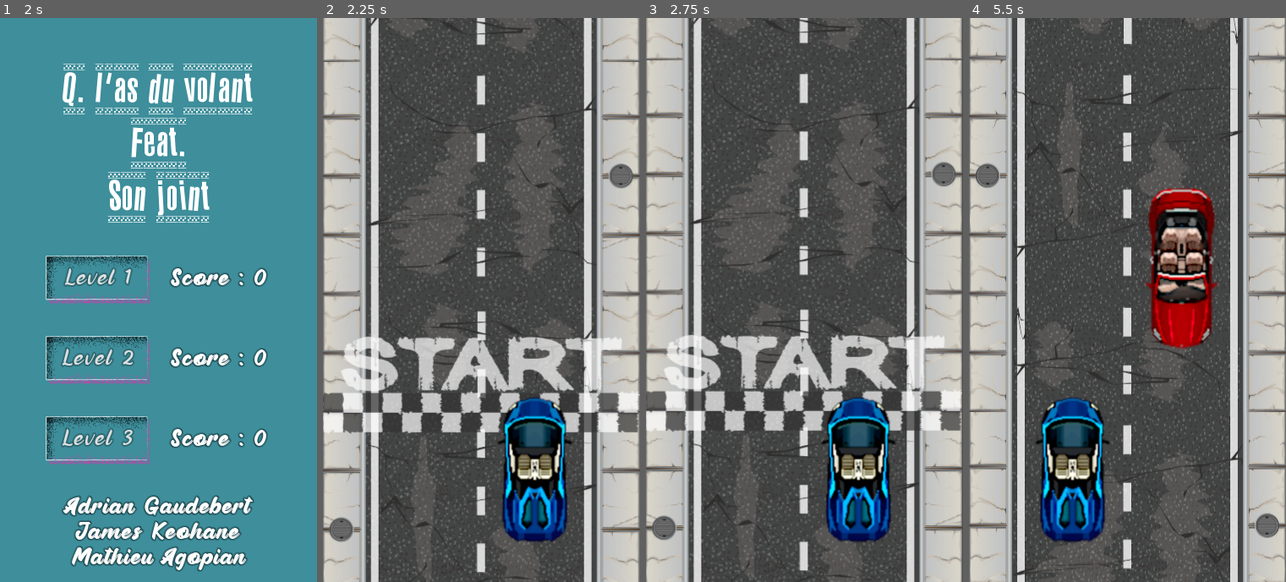
Above: before the commit, frames 1-4 (left to right).
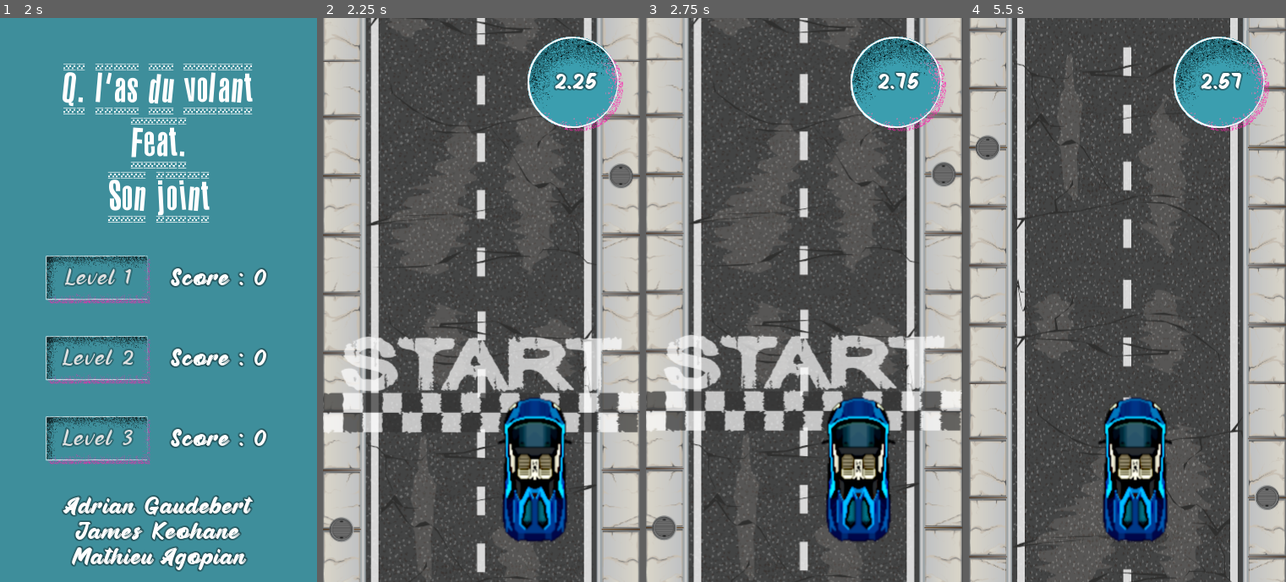
Above: after the commit, the same moments.

Repository: adngdb/coopjam
Game: Godot game, scene res://GUI/StartScreen/StartScreen.tscn
Same seed, same stepped clock (60 frames per second), same inputs: the game is played once before the commit and once after it.
Inputs (mouse positions are in pixels of both pictures, inside the frame that each line leads up to):
- Up to frame 1 (2 s): tap Enter at 0.5 s; move the mouse to (228, 271) at 0.52 s; hold Right (ui_right) 0.53-1.28 s; click (228, 271) at 0.6 s; tap Space at 1.25 s; move the mouse to (95, 328) at 1.27 s; hold Left (ui_left) from 1.28 s (still down); click (95, 328) at 1.35 s
- Up to frame 2 (2.25 s): release Left (ui_left) at 2 s; click "Level 1" at 2 s
- Up to frame 3 (2.75 s): no input
- Up to frame 4 (5.5 s): move the mouse to (1159, 175) at 2.77 s; hold Right (ui_right) 2.78-4.28 s; click (1159, 175) at 2.85 s; move the mouse to (1111, 412) at 3.52 s; click (1111, 412) at 3.6 s; move the mouse to (1222, 384) at 4.27 s; hold Left (ui_left) from 4.28 s (still down); click (1222, 384) at 4.35 s; move the mouse to (1032, 215) at 5.02 s; click (1032, 215) at 5.1 s

Frame 1 is identical in both runs. In frame 2, 3.8% of the frame differs, in the area x 64-95%, y 3-21%; in frame 3, 3.8%; in frame 4, 31%, in the area x 0-100%, y 0-100%.

Commit message:
added chrono to car + started distance progress

Diff:
--- /dev/null
+++ b/Qlas/GUI/UIComponents/Chrono.gd
@@ -0,0 +1,6 @@
+extends Control
+
+
+func _process(delta):
+	var t = stepify(GameS.time_in_level, 0.01)
+	$TextureRect/Label.text = str(t)
--- /dev/null
+++ b/Qlas/GUI/UIComponents/Chrono.tscn
@@ -0,0 +1,44 @@
+[gd_scene load_steps=4 format=2]
+
+[ext_resource path="res://Assets/GUI/chrono.png" type="Texture" id=1]
+[ext_resource path="res://GUI/menu_theme.tres" type="Theme" id=2]
+[ext_resource path="res://GUI/UIComponents/Chrono.gd" type="Script" id=3]
+
+[node name="Chrono" type="Control"]
+anchor_right = 1.0
+anchor_bottom = 1.0
+script = ExtResource( 3 )
+__meta__ = {
+"_edit_use_anchors_": false
+}
+
+[node name="TextureRect" type="TextureRect" parent="."]
+anchor_left = 1.0
+anchor_right = 1.0
+margin_left = -134.0
+margin_top = 20.0
+margin_right = -20.0
+margin_bottom = 115.0
+texture = ExtResource( 1 )
+__meta__ = {
+"_edit_use_anchors_": false
+}
+
+[node name="Label" type="Label" parent="TextureRect"]
+anchor_left = 0.5
+anchor_top = 0.5
+anchor_right = 0.5
+anchor_bottom = 0.5
+margin_left = -27.5
+margin_top = -13.5
+margin_right = 27.5
+margin_bottom = 13.5
+grow_horizontal = 2
+grow_vertical = 2
+theme = ExtResource( 2 )
+text = "0.00"
+align = 1
+valign = 1
+__meta__ = {
+"_edit_use_anchors_": false
+}
--- /dev/null
+++ b/Qlas/GUI/UIComponents/DistanceBar.gd
@@ -0,0 +1,4 @@
+extends Control
+
+func _process(delta):
+	$ProgressBar.value = get_distance_to_finish_line()
--- /dev/null
+++ b/Qlas/GUI/UIComponents/DistanceBar.tscn
@@ -0,0 +1,35 @@
+[gd_scene load_steps=4 format=2]
+
+[ext_resource path="res://GUI/UIComponents/DistanceBar.gd" type="Script" id=1]
+
+[sub_resource type="StyleBoxFlat" id=1]
+bg_color = Color( 0.235294, 0.623529, 0.690196, 1 )
+corner_radius_top_left = 10
+corner_radius_top_right = 10
+corner_radius_bottom_right = 10
+corner_radius_bottom_left = 10
+
+[sub_resource type="StyleBoxEmpty" id=2]
+
+[node name="DistanceBar" type="Control"]
+anchor_right = 1.0
+anchor_bottom = 1.0
+script = ExtResource( 1 )
+__meta__ = {
+"_edit_use_anchors_": false
+}
+
+[node name="ProgressBar" type="ProgressBar" parent="."]
+anchor_top = 0.5
+anchor_bottom = 0.5
+margin_left = 26.0
+margin_top = -250.5
+margin_right = 526.0
+margin_bottom = -242.5
+rect_min_size = Vector2( 500, 8 )
+rect_rotation = 90.0
+custom_styles/fg = SubResource( 1 )
+custom_styles/bg = SubResource( 2 )
+value = 10.0
+rounded = true
+percent_visible = false
--- a/Qlas/Objects/PlayerCar/PlayerCar.tscn
+++ b/Qlas/Objects/PlayerCar/PlayerCar.tscn
@@ -1,9 +1,10 @@
-[gd_scene load_steps=7 format=2]
+[gd_scene load_steps=8 format=2]
 
 [ext_resource path="res://Assets/Sprites/Cars/sprite_car_blue.png" type="Texture" id=1]
 [ext_resource path="res://Objects/PlayerCar/PlayerCar.gd" type="Script" id=2]
 [ext_resource path="res://Assets/Sounds/crash.ogg" type="AudioStream" id=3]
 [ext_resource path="res://Assets/Sounds/engine.wav" type="AudioStream" id=4]
+[ext_resource path="res://GUI/UIComponents/Chrono.tscn" type="PackedScene" id=5]
 
 [sub_resource type="RectangleShape2D" id=1]
 extents = Vector2( 25, 75 )
@@ -52,6 +53,10 @@
 [node name="Engine" type="AudioStreamPlayer" parent="."]
 stream = ExtResource( 4 )
 pitch_scale = 0.4
+
+[node name="UI" type="CanvasLayer" parent="."]
+
+[node name="Chrono" parent="UI" instance=ExtResource( 5 )]
 [connection signal="body_entered" from="StartDetector" to="." method="_on_StartDetector_body_entered"]
 [connection signal="body_entered" from="ObstacleDetector" to="." method="_on_ObstacleDetector_body_entered"]
 [connection signal="body_entered" from="FinishDetector" to="." method="_on_FinishDetector_body_entered"]
--- a/Qlas/Systems/GameSystem.gd
+++ b/Qlas/Systems/GameSystem.gd
@@ -11,6 +11,9 @@
 var current_level := 0
 var time_in_level := 0.0
 
+var car : KinematicBody2D = null
+var finish_line : KinematicBody2D = null
+var start_line : KinematicBody2D = null
 
 # Initialize the timer when starting a level.
 func start_level():
@@ -27,8 +30,18 @@
 
 
 # Return distance between car and finish line, in pixels.
-func get_distance_to_finish_line(car, finish_line):
-	return abs(car.distance_to(finish_line).y)
+func get_distance_to_finish_line():
+	if car == null || finish_line == null:
+		return -1.0
+	else:
+		return car.global_position.distance_to(finish_line.global_position)
+
+
+func get_distance_between_lines():
+	if start_line == null || finish_line == null:
+		return -1.0
+	else:
+		return start_line.global_position.distance_to(finish_line.global_position)
 
 
 # Called every frame. 'delta' is the elapsed time since the previous frame.
Binary file added: Qlas/Assets/GUI/chrono.png
Not shown, added: Qlas/Assets/GUI/chrono.png.import
